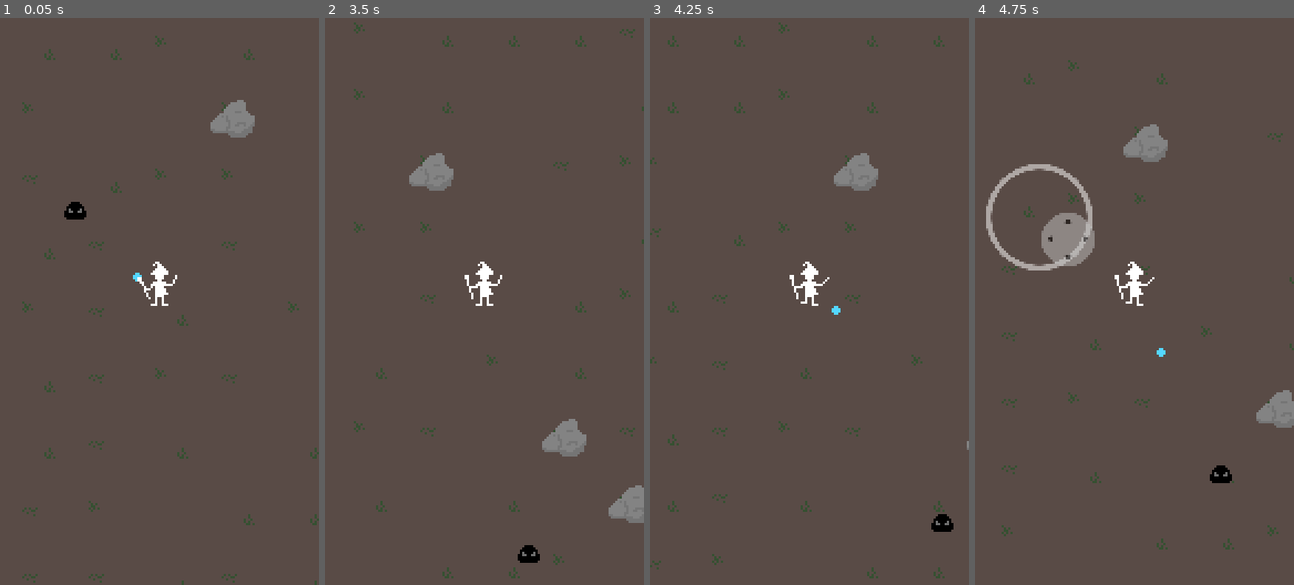
Above: before the commit, frames 1-4 (left to right).
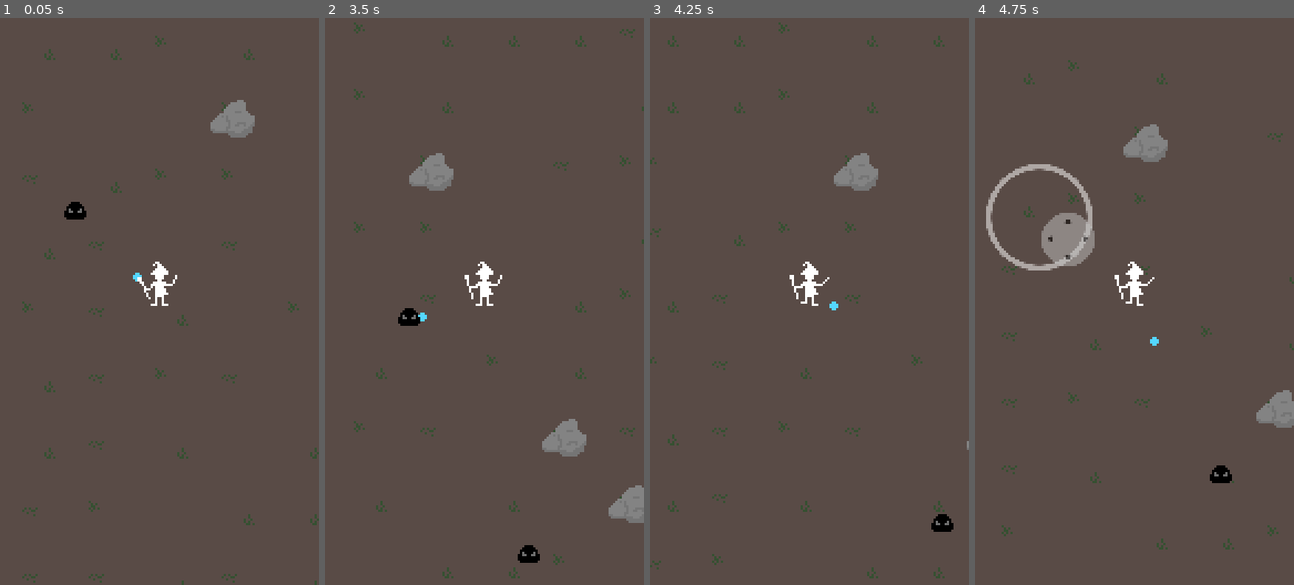
Above: after the commit, the same moments.

Repository: polyarik/wizard-legacy
Game: Godot game, scene res://scenes/main.tscn
Same seed, same stepped clock (60 frames per second), same inputs: the game is played once before the commit and once after it.
Inputs (mouse positions are in pixels of both pictures, inside the frame that each line leads up to):
- Up to frame 1 (0.05 s): no input
- Up to frame 2 (3.5 s): move the mouse to (554, 273) at 0.52 s; hold Right (ui_right) 0.53-1.25 s; click (554, 273) at 0.67 s; drag from (420, 329) to (484, 301) at 1.27 s; move the mouse to (516, 176) at 2.02 s; hold Right (ui_right) 2.03-2.75 s; drag from (468, 414) to (347, 284) at 2.77 s
- Up to frame 3 (4.25 s): move the mouse to (905, 386) at 3.52 s; hold Left (ui_left) from 3.53 s (still down)
- Up to frame 4 (4.75 s): release Left (ui_left) at 4.25 s; drag from (1038, 216) to (1163, 312) at 4.27 s

Frame 1 is identical in both runs. In frame 2, 0.2% of the frame differs, in the area x 22-32%, y 51-55%; in frame 3, less than 0.1%; in frame 4, less than 0.1%.

Commit message:
🔧 make magic_missile fps-aware

Diff:
--- a/scenes/game/particles/magic_missile/magic_missile.gd
+++ b/scenes/game/particles/magic_missile/magic_missile.gd
@@ -5,7 +5,7 @@
 
 var spawned_from: Node = null
 var lifetime := 2.0 # seconds
-var speed := 1.2
+var speed := 64 # px/sec
 var direction := Vector2.ZERO
 var damage := 5.0
 
@@ -23,8 +23,8 @@
 
 	lifetime_timer.start()
 
-func _physics_process(_delta: float) -> void:
-	position += direction * speed
+func _physics_process(delta: float) -> void:
+	position += direction * speed * delta
 
 func _on_body_entered(body: Node2D) -> void:
 	if body == spawned_from:
